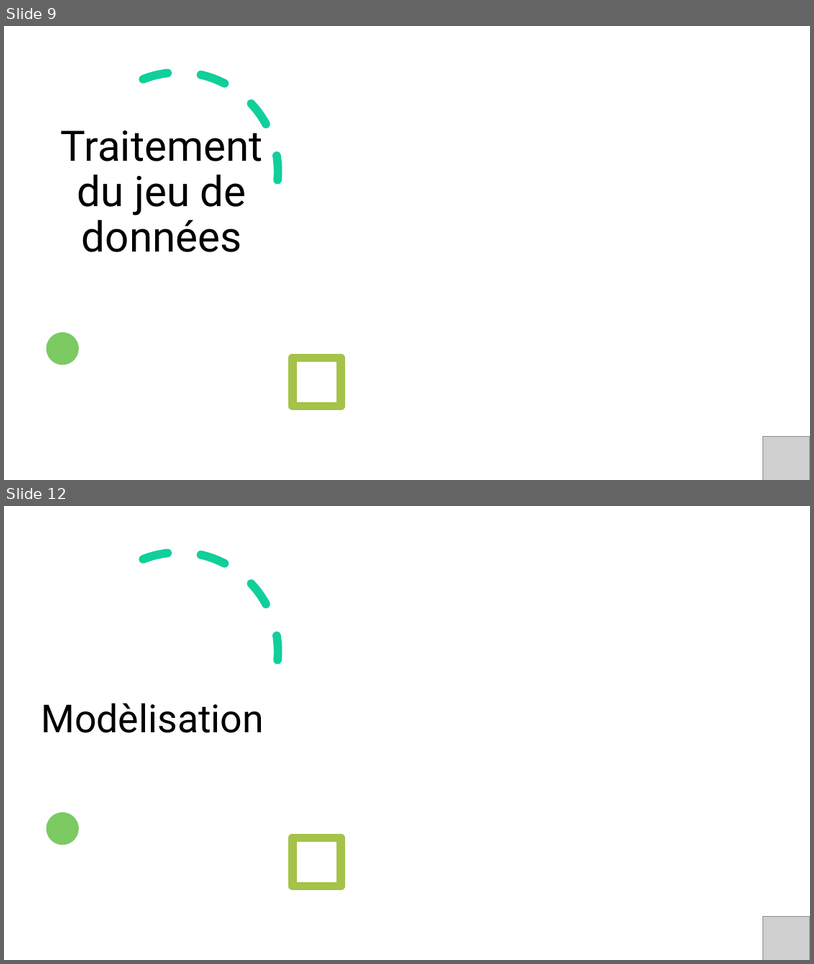
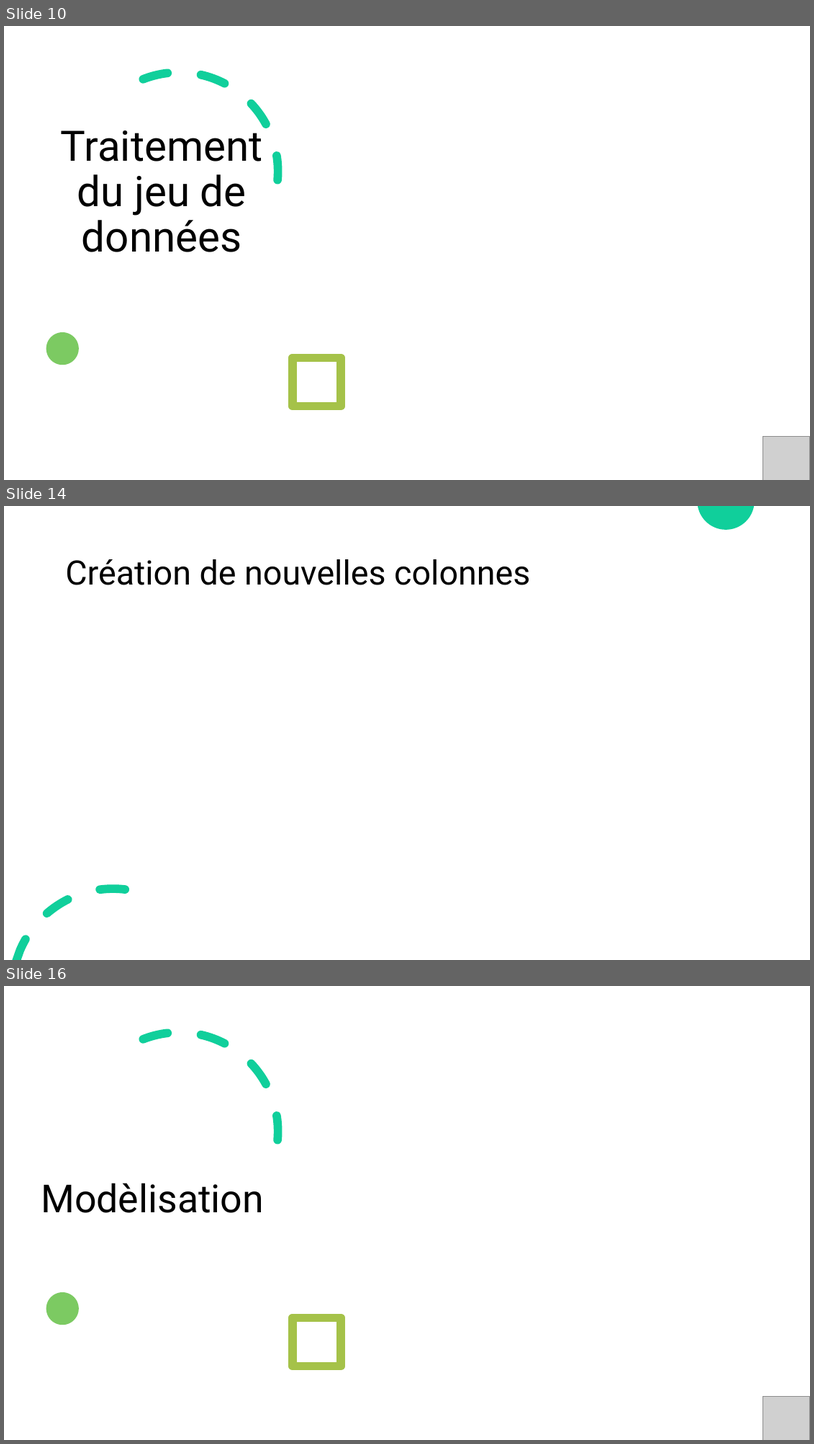
Before and after one commit to Seb-IX/Projet_4, a slide deck: Présentation/P04_02_presentation.pptx. Shown one above the other, each under a label of ours: slides 9 and 12 before the commit, slides 10, 14 and 16 after it; the slides between them are not shown. The pictures are 814x964 and 814x1444 pixels, drawn with LibreOffice and Linux fonts; fonts in the diff are those of the drawing; grey boxes stand for pictures; background and template pictures are left out. Boxes give left, top, right and bottom in pixels: in the first picture for what was removed or moved away, otherwise in the second. Text is boxed around its words. In the diff, an @@ line names an element or a change of style, - is before the commit and + after.

```diff
--- a/Présentation/P04_02_presentation.pptx
+++ b/Présentation/P04_02_presentation.pptx
@@ slide 14 added at [4,506,810,960], background #FFFFFF; not listed: 2 template elements that a slide beside it also shows @@
@@ title added at [65,559,530,585], 40 pt, text #000000 @@
+Création de nouvelles colonnes
@@ what was slide 9 is now slide 10 @@
@@ what was slide 12 is now slide 16 @@
```
Also in this commit, not shown: 1 slide changed, 12 other slides added, 7 slides removed, 3 other files.
